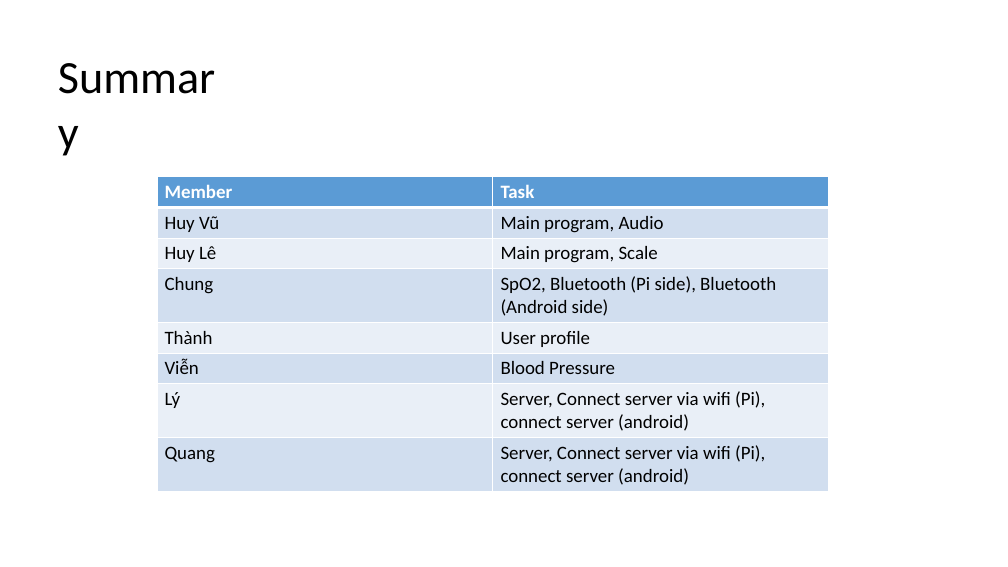
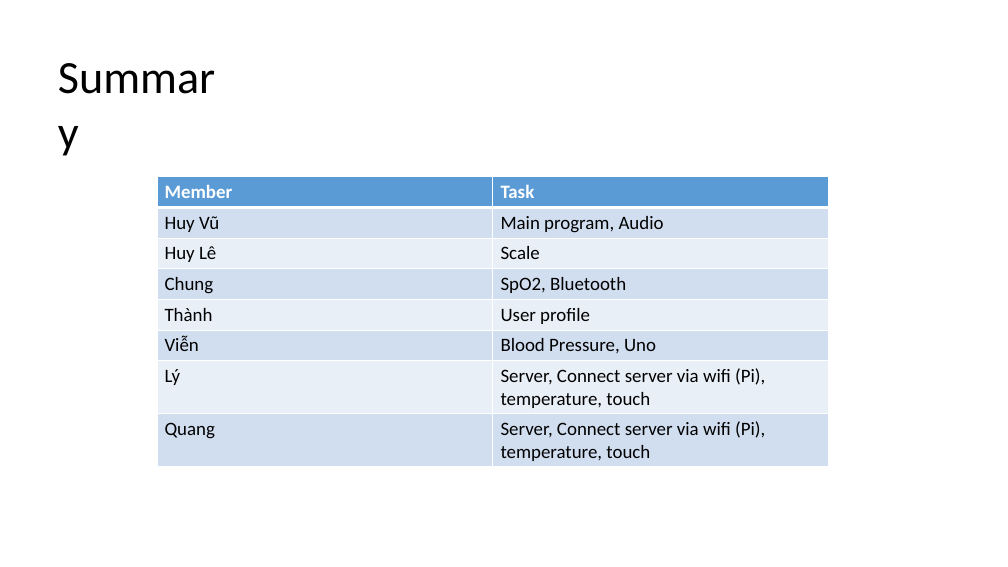
Before and after one commit to nguyenphu27/MyThesis, a slide deck: slide 18 of 00_Document/00_development_process/PPT_FunctionSpecification_R00.pptx (slide 17 before the commit). Drawn at 1008x567 pixels with LibreOffice and Linux fonts; fonts in the diff are those of the drawing. Boxes give left, top, right and bottom in pixels: in the first picture for what was removed or moved away, otherwise in the second. Text is boxed around its words. In the diff, an @@ line names an element or a change of style, - is before the commit and + after.

Commit message:
Update main, main_class, func spec
main_class now could init all module instance (include submodule)
Make Function specification more clearly

```diff
--- a/00_Document/00_development_process/PPT_FunctionSpecification_R00.pptx
+++ b/00_Document/00_development_process/PPT_FunctionSpecification_R00.pptx
@@ table at (157,177,829,467) @@
-row 3, column 2: Main program, Scale
+row 3, column 2: Scale
-row 4, column 2: SpO2, Bluetooth (Pi side), Bluetooth (Android side)
+row 4, column 2: SpO2, Bluetooth
-row 6, column 2: Blood Pressure
+row 6, column 2: Blood Pressure, Uno
-row 7, column 2: Server, Connect server via wifi (Pi), connect server (android)
+row 7, column 2: Server, Connect server via wifi (Pi), temperature, touch
-row 8, column 2: Server, Connect server via wifi (Pi), connect server (android)
+row 8, column 2: Server, Connect server via wifi (Pi), temperature, touch
```
Also in this commit, not shown: 16 other slides changed, 1 slide added, 2 other files.
